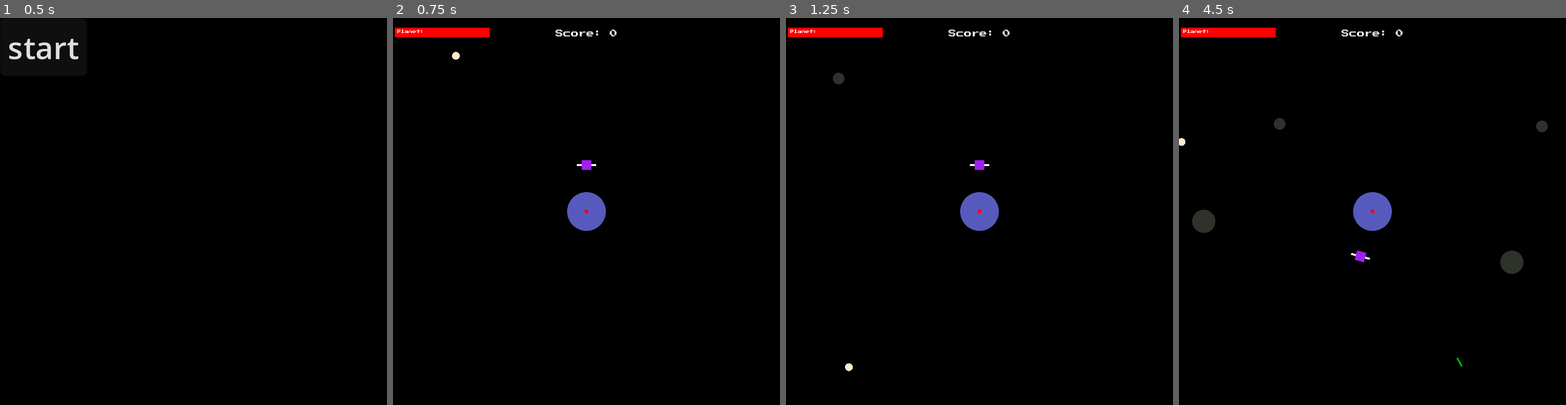
Above: before the commit, frames 1-4 (left to right).
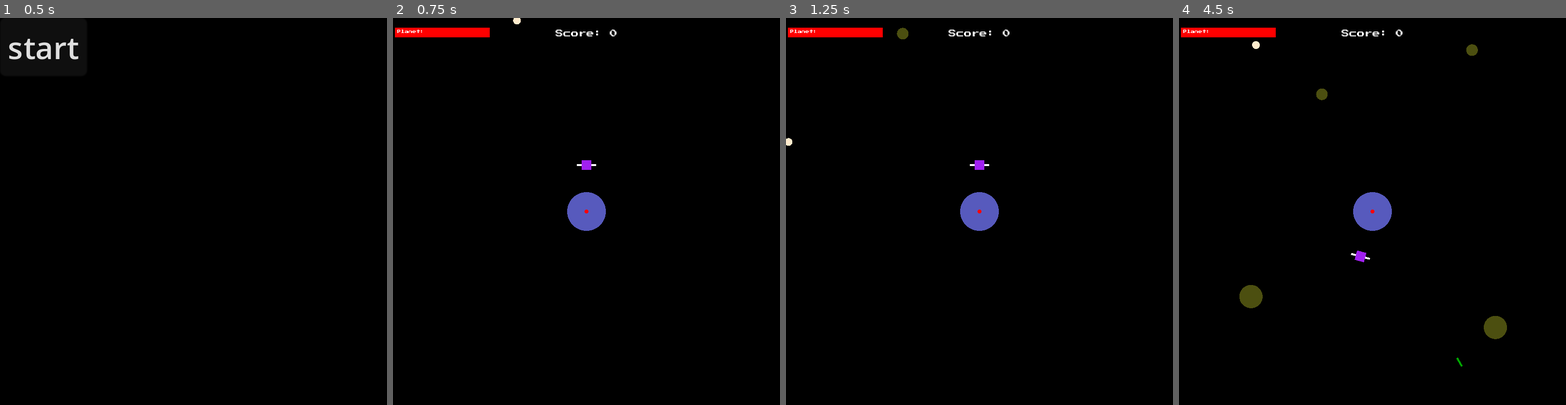
Above: after the commit, the same moments.

Repository: dan-collins-dev/orbital-defense
Game: Godot game, scene res://scenes/MainMenu.tscn
Two runs of this game, one before a commit and one after it. Both use one fixed random seed, a clock stepped at 60 frames per second and the inputs below.
Inputs:
- Up to frame 1 (0.5 s): no input
- Up to frame 2 (0.75 s): click "start" at 0.5 s
- Up to frame 3 (1.25 s): no input
- Up to frame 4 (4.5 s): tap Enter (ui_accept) at 1.25, 1.52, 2.27, 3.77 s; hold Right (ui_right) 1.28-2.03 s; hold Left (ui_left) 2.03-2.78 s; hold Right (ui_right) 2.78-4.28 s; hold Left (ui_left) from 4.28 s (still down)

Frame 1 is identical in both runs. In frame 2, less than 0.1% of the frame differs, in the area x 15-33%, y 0-11%; in frame 3, 0.2%; in frame 4, 1.5%, in the area x 0-96%, y 6-83%.

Commit message:
Fixed collider issues for asteroids

Diff:
--- a/entities/Asteroid.tscn
+++ /dev/null
@@ -1,33 +0,0 @@
-[gd_scene load_steps=4 format=3 uid="uid://cu37e7snp48d5"]
-
-[ext_resource type="Script" path="res://entities/Asteroid.gd" id="1_8e1wf"]
-
-[sub_resource type="CircleShape2D" id="CircleShape2D_uidjn"]
-
-[sub_resource type="CircleShape2D" id="CircleShape2D_lw55j"]
-
-[node name="Asteroid" type="Node2D" groups=["entities"]]
-process_mode = 1
-script = ExtResource("1_8e1wf")
-radius = 10.0
-color = Color(0.186205, 0.19597, 0.164137, 1)
-health = 1
-damage = 1
-
-[node name="Hitbox" type="Area2D" parent="."]
-collision_layer = 2
-collision_mask = 5
-
-[node name="CollisionShape2D" type="CollisionShape2D" parent="Hitbox"]
-shape = SubResource("CircleShape2D_uidjn")
-
-[node name="Hurtbox" type="Area2D" parent="."]
-collision_layer = 8
-collision_mask = 16
-
-[node name="CollisionShape2D" type="CollisionShape2D" parent="Hurtbox"]
-shape = SubResource("CircleShape2D_lw55j")
-debug_color = Color(0.553764, 0.418272, 0.957799, 0.42)
-
-[connection signal="area_entered" from="Hitbox" to="." method="_on_hitbox_area_entered"]
-[connection signal="area_entered" from="Hurtbox" to="." method="_on_hurtbox_area_entered"]
--- a/entities/AsteroidSpawner.gd
+++ b/entities/AsteroidSpawner.gd
@@ -19,11 +19,12 @@
 	if can_spawn:
 		can_spawn = false
 		spawn_delay.start()
-		var type: PackedScene = asteroids.pick_random()
-		var a = type.instantiate()
-		a.global_position = global_position
-		get_parent().get_parent().add_child(a)
-	queue_redraw()
+		var asteroid_type: PackedScene = asteroids.pick_random()
+		var asteroid = asteroid_type.instantiate()
+		asteroid.global_position = global_position
+		get_parent().get_parent().add_child(asteroid)
+
+	#queue_redraw()
 
 func _draw():
 	draw_circle(Vector2.ZERO, 2, Color.BLANCHED_ALMOND)
--- a/entities/Asteroid.gd
+++ b/entities/BigAsteroid.gd
@@ -12,7 +12,6 @@
 @export var speed: float = 0.1
 
 @onready var hitbox_collider: CollisionShape2D = $Hitbox/CollisionShape2D
-@onready var hitbox_radius: float = $Hitbox/CollisionShape2D.shape.radius
 @onready var hurtbox_collider: CollisionShape2D = $Hurtbox/CollisionShape2D
 
 var direction: Vector2 = Vector2.ZERO
@@ -28,6 +27,7 @@
 
 func _physics_process(delta: float) -> void:
 	position += direction * speed * delta
+
 
 
 func _draw() -> void:
--- a/entities/BigAsteroid.tscn
+++ b/entities/BigAsteroid.tscn
@@ -1,7 +1,32 @@
-[gd_scene load_steps=2 format=3 uid="uid://yfnkw24fybev"]
+[gd_scene load_steps=4 format=3 uid="uid://yfnkw24fybev"]
 
-[ext_resource type="PackedScene" uid="uid://cu37e7snp48d5" path="res://entities/Asteroid.tscn" id="1_wnjyp"]
+[ext_resource type="Script" path="res://entities/BigAsteroid.gd" id="2_lv1y7"]
 
-[node name="BigAsteroid" instance=ExtResource("1_wnjyp")]
+[sub_resource type="CircleShape2D" id="CircleShape2D_uidjn"]
+radius = 0.01
+
+[sub_resource type="CircleShape2D" id="CircleShape2D_lw55j"]
+
+[node name="BigAsteroid" type="Node2D" groups=["entities"]]
+process_mode = 1
+script = ExtResource("2_lv1y7")
 radius = 6.0
-health = 3
+color = Color(0.2976, 0.31, 0.062, 1)
+
+[node name="Hitbox" type="Area2D" parent="."]
+collision_layer = 2
+collision_mask = 5
+
+[node name="CollisionShape2D" type="CollisionShape2D" parent="Hitbox"]
+shape = SubResource("CircleShape2D_uidjn")
+
+[node name="Hurtbox" type="Area2D" parent="."]
+collision_layer = 8
+collision_mask = 16
+
+[node name="CollisionShape2D" type="CollisionShape2D" parent="Hurtbox"]
+shape = SubResource("CircleShape2D_lw55j")
+debug_color = Color(0.553764, 0.418272, 0.957799, 0.42)
+
+[connection signal="area_entered" from="Hitbox" to="." method="_on_hitbox_area_entered"]
+[connection signal="area_entered" from="Hurtbox" to="." method="_on_hurtbox_area_entered"]
--- /dev/null
+++ b/entities/SmallAsteroid.gd
@@ -0,0 +1,58 @@
+extends Node2D
+
+var PlayerData = ReferenceManager.PlayerData
+
+@export_group("Shape Settings")
+@export var radius: float = 0
+@export var color: Color
+
+@export_group("Stat Settings")
+@export var health: int = 0
+@export var damage: int = 0
+@export var speed: float = 0.1
+
+@onready var hitbox_collider: CollisionShape2D = $Hitbox/CollisionShape2D
+@onready var hurtbox_collider: CollisionShape2D = $Hurtbox/CollisionShape2D
+
+var direction: Vector2 = Vector2.ZERO
+
+
+func _ready() -> void:
+	hurtbox_collider.shape.radius = radius + 2
+	hitbox_collider.shape.radius = radius
+	var target = get_tree().get_root().find_child("Planet", true, false)
+	if target:
+		direction = target.global_position - global_position
+
+
+func _physics_process(delta: float) -> void:
+	position += direction * speed * delta
+
+
+
+func _draw() -> void:
+	draw_circle(Vector2(0, 0), radius, color)
+
+
+func take_damage(amount: int) -> void:
+	health -= amount
+	if health <= 0:
+		PlayerData.score += 100
+		queue_free()
+
+
+func _on_hitbox_area_entered(area: Area2D) -> void:
+	match area.get_parent().name:
+
+		"Planet":
+			PlayerData.planet_health -= damage
+			queue_free()
+
+		"Satellite":
+			PlayerData.ship_health -= damage
+			queue_free()
+
+
+func _on_hurtbox_area_entered(area: Area2D) -> void:
+	var dmg = area.get_parent().damage
+	take_damage(dmg)
--- a/entities/SmallAsteroid.tscn
+++ b/entities/SmallAsteroid.tscn
@@ -1,6 +1,32 @@
-[gd_scene load_steps=2 format=3 uid="uid://byiy0mt8qqc3n"]
+[gd_scene load_steps=4 format=3 uid="uid://byiy0mt8qqc3n"]
 
-[ext_resource type="PackedScene" uid="uid://cu37e7snp48d5" path="res://entities/Asteroid.tscn" id="1_pdp6p"]
+[ext_resource type="Script" path="res://entities/SmallAsteroid.gd" id="2_hgxgc"]
 
-[node name="SmallAsteroid" instance=ExtResource("1_pdp6p")]
+[sub_resource type="CircleShape2D" id="CircleShape2D_uidjn"]
+radius = 0.01
+
+[sub_resource type="CircleShape2D" id="CircleShape2D_lw55j"]
+
+[node name="SmallAsteroid" type="Node2D" groups=["entities"]]
+process_mode = 1
+script = ExtResource("2_hgxgc")
 radius = 3.0
+color = Color(0.2976, 0.31, 0.062, 1)
+
+[node name="Hitbox" type="Area2D" parent="."]
+collision_layer = 2
+collision_mask = 5
+
+[node name="CollisionShape2D" type="CollisionShape2D" parent="Hitbox"]
+shape = SubResource("CircleShape2D_uidjn")
+
+[node name="Hurtbox" type="Area2D" parent="."]
+collision_layer = 8
+collision_mask = 16
+
+[node name="CollisionShape2D" type="CollisionShape2D" parent="Hurtbox"]
+shape = SubResource("CircleShape2D_lw55j")
+debug_color = Color(0.553764, 0.418272, 0.957799, 0.42)
+
+[connection signal="area_entered" from="Hitbox" to="." method="_on_hitbox_area_entered"]
+[connection signal="area_entered" from="Hurtbox" to="." method="_on_hurtbox_area_entered"]
--- a/entities/SpawnLoop.gd
+++ b/entities/SpawnLoop.gd
@@ -1,11 +1,7 @@
 extends Node2D
 
 @export var move_speed: float = 200.0
-# Called when the node enters the scene tree for the first time.
-func _ready() -> void:
-	pass # Replace with function body.
 
 
-# Called every frame. 'delta' is the elapsed time since the previous frame.
 func _physics_process(delta: float) -> void:
 	rotation_degrees -= move_speed * delta
--- a/scenes/World.tscn
+++ b/scenes/World.tscn
@@ -28,6 +28,7 @@
 [node name="UI" parent="." instance=ExtResource("4_uk1ko")]
 
 [node name="SpawnLoop" parent="." instance=ExtResource("6_kdl7r")]
+move_speed = 100.0
 
 [node name="SpawnDelay" parent="SpawnLoop/AsteroidSpawner" index="0"]
 wait_time = 1.0
Renamed: utils/PersistantData.gd -> utils/PlayerData.gd
